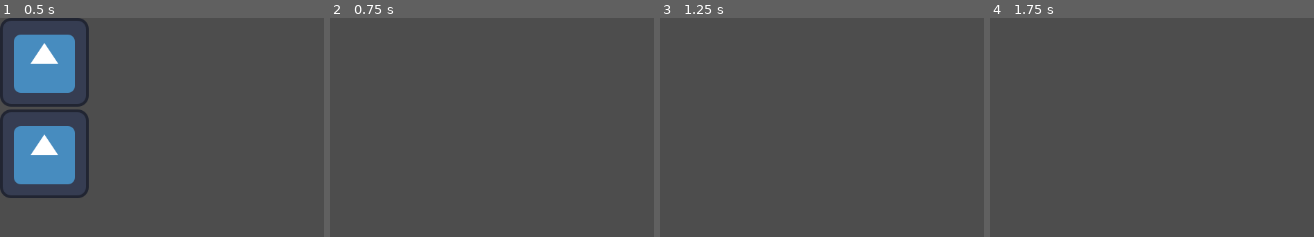
Above: before the commit, frames 1-4 (left to right).
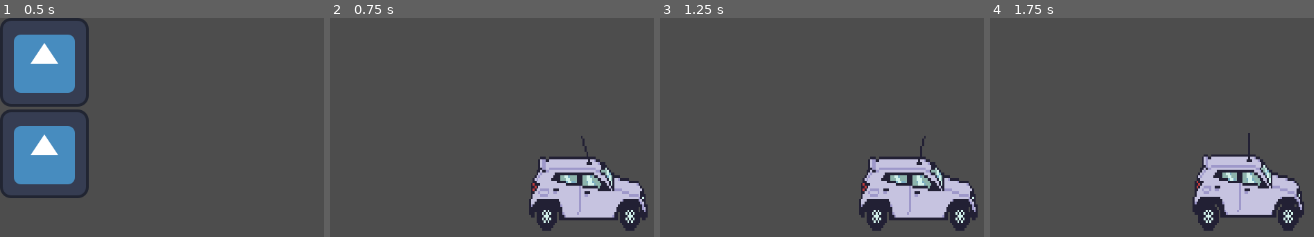
Above: after the commit, the same moments.

Repository: hhsoares/fofaoclicks
Game: Godot game, scene res://scenes/menu.tscn
Two runs of this game, one before a commit and one after it. Both use one fixed random seed, a clock stepped at 60 frames per second and the inputs below. The engine's default icon, where the game draws it, is replaced by a stand-in: a white triangle on a blue panel in a dark square.
Inputs (mouse positions are in pixels of both pictures, inside the frame that each line leads up to):
- Up to frame 1 (0.5 s): no input
- Up to frame 2 (0.75 s): click (540, 61) at 0.5 s
- Up to frame 3 (1.25 s): no input
- Up to frame 4 (1.75 s): no input

Frame 1 is identical in both runs. In frame 2, 9.1% of the frame differs, in the area x 61-99%, y 53-98%; in frame 3, 9.1%; in frame 4, 8.6%.

Commit message:
added main scene

Diff:
--- a/scenes/main.tscn
+++ b/scenes/main.tscn
@@ -1,3 +1,61 @@
-[gd_scene format=3 uid="uid://bkbrcw0s7sfiu"]
+[gd_scene load_steps=10 format=3 uid="uid://bkbrcw0s7sfiu"]
+
+[ext_resource type="Script" uid="uid://ckbd4lsw1t0bv" path="res://scripts/main.gd" id="1_0wfyh"]
+[ext_resource type="Texture2D" uid="uid://d27v33g1y0yuf" path="res://assets/kwid.png" id="1_o5qli"]
+[ext_resource type="Script" uid="uid://clb7xq6wd08yf" path="res://scripts/truck.gd" id="2_sugp2"]
+
+[sub_resource type="AtlasTexture" id="AtlasTexture_0wfyh"]
+atlas = ExtResource("1_o5qli")
+region = Rect2(0, 0, 64, 39)
+
+[sub_resource type="AtlasTexture" id="AtlasTexture_sugp2"]
+atlas = ExtResource("1_o5qli")
+region = Rect2(64, 0, 64, 39)
+
+[sub_resource type="AtlasTexture" id="AtlasTexture_jyhfs"]
+atlas = ExtResource("1_o5qli")
+region = Rect2(128, 0, 64, 39)
+
+[sub_resource type="AtlasTexture" id="AtlasTexture_tbgi4"]
+atlas = ExtResource("1_o5qli")
+region = Rect2(192, 0, 64, 39)
+
+[sub_resource type="SpriteFrames" id="SpriteFrames_tefeu"]
+animations = [{
+"frames": [{
+"duration": 1.0,
+"texture": SubResource("AtlasTexture_0wfyh")
+}, {
+"duration": 1.0,
+"texture": SubResource("AtlasTexture_sugp2")
+}, {
+"duration": 1.0,
+"texture": SubResource("AtlasTexture_jyhfs")
+}, {
+"duration": 1.0,
+"texture": SubResource("AtlasTexture_tbgi4")
+}],
+"loop": true,
+"name": &"default",
+"speed": 5.0
+}]
+
+[sub_resource type="RectangleShape2D" id="RectangleShape2D_o5qli"]
+size = Vector2(341, 180)
 
 [node name="Main" type="Node2D"]
+script = ExtResource("1_0wfyh")
+
+[node name="Truck" type="CharacterBody2D" parent="."]
+script = ExtResource("2_sugp2")
+
+[node name="AnimatedSprite2D" type="AnimatedSprite2D" parent="Truck"]
+texture_filter = 1
+position = Vector2(372.5, 232.75)
+scale = Vector2(2.671875, 3.8076923)
+sprite_frames = SubResource("SpriteFrames_tefeu")
+frame_progress = 0.2021477
+
+[node name="CollisionShape2D" type="CollisionShape2D" parent="Truck"]
+position = Vector2(377, 252)
+shape = SubResource("RectangleShape2D_o5qli")
--- /dev/null
+++ b/scripts/global.gd
@@ -0,0 +1,3 @@
+extends Node
+
+var points = 0
--- /dev/null
+++ b/scripts/main.gd
@@ -0,0 +1 @@
+extends Node2D
--- /dev/null
+++ b/scripts/truck.gd
@@ -0,0 +1,6 @@
+extends CharacterBody2D
+
+@onready var anim: AnimatedSprite2D = $AnimatedSprite2D
+
+func _ready() -> void:
+	anim.play()
Binary file added: assets/kwid.png
Not shown, added: assets/kwid.png.import
Not shown, added: scripts/global.gd.uid
Not shown, added: scripts/main.gd.uid
Not shown, added: scripts/truck.gd.uid
